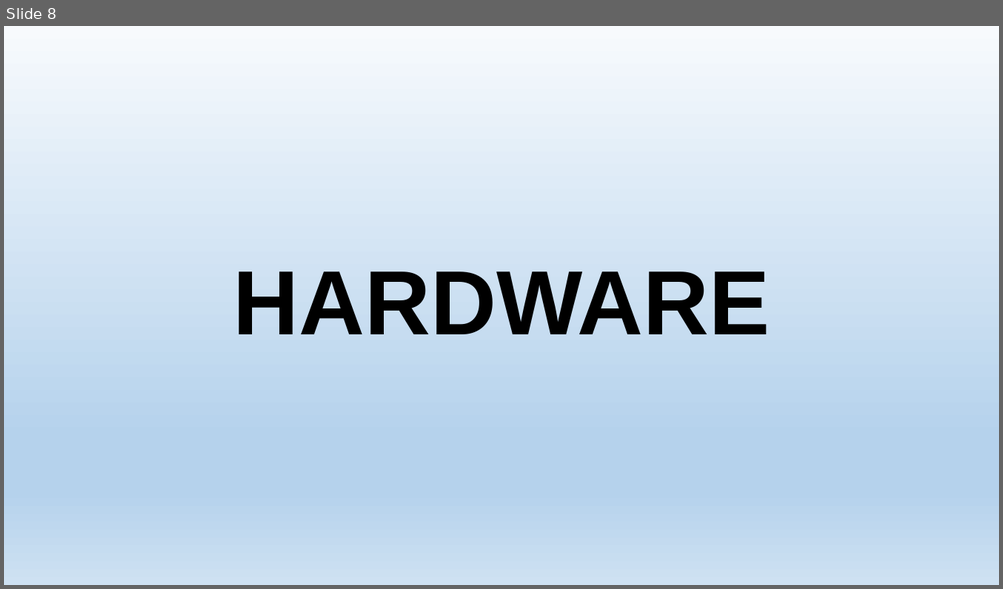
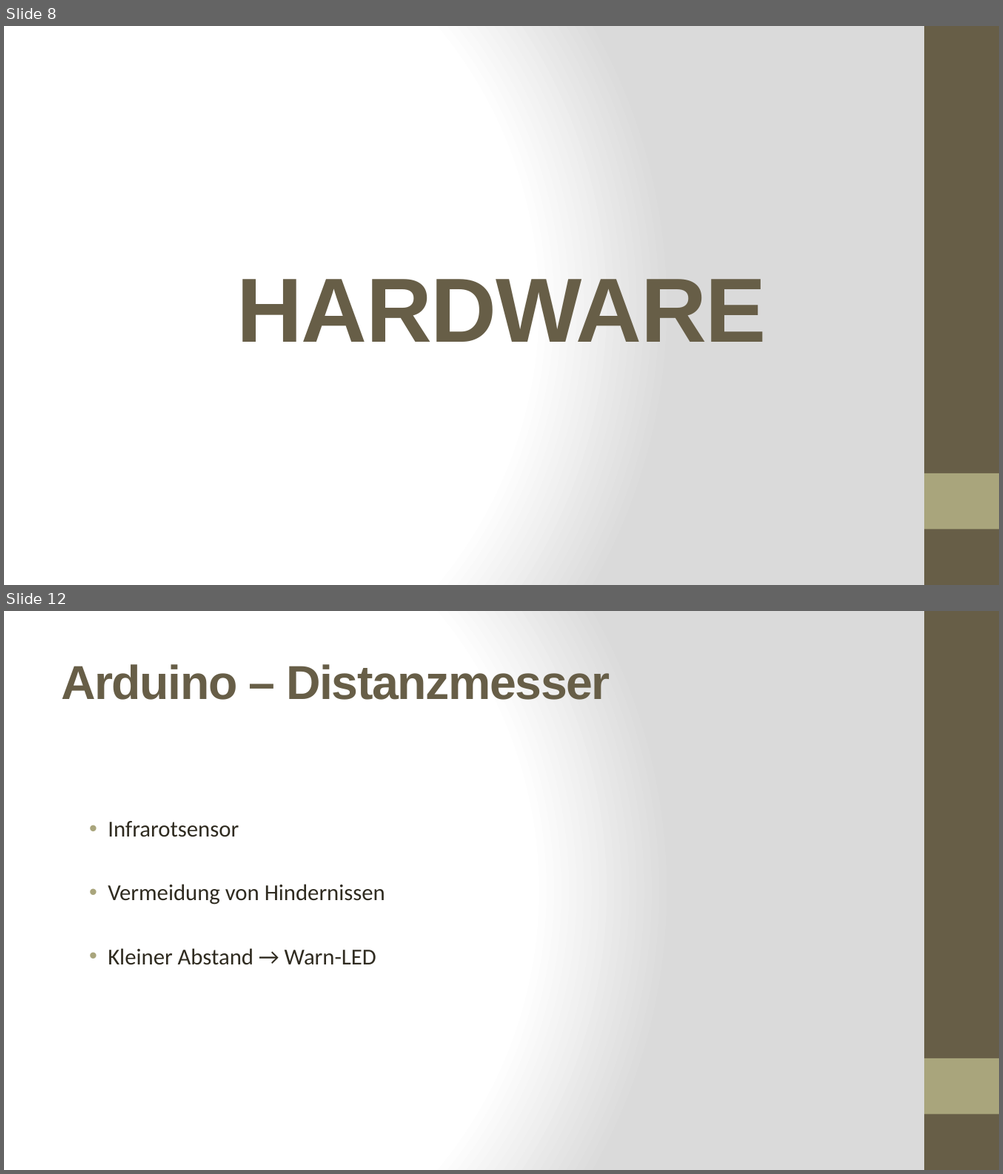
Before and after one commit to LeapMotionRobotTeam/Projekt-Roboter_mit_LeapMotion, a slide deck: Allgemeines/praesentation.pptx. Shown one above the other, each under a label of ours: slide 8 before the commit, slides 8 and 12 after it; the slides between them are not shown. The pictures are 1003x589 and 1003x1174 pixels, drawn with LibreOffice and Linux fonts; fonts in the diff are those of the drawing. Boxes give left, top, right and bottom in pixels: in the first picture for what was removed or moved away, otherwise in the second. Text is boxed around its words. In the diff, an @@ line names an element or a change of style, - is before the commit and + after.

```diff
--- a/Allgemeines/praesentation.pptx
+++ b/Allgemeines/praesentation.pptx
@@ slide 12 added at [4, 611, 999, 1170], background gradient #FFFFFF to #DADADA; not listed: 2 template elements that a slide beside it also shows @@
@@ title added at [61, 664, 610, 700], 46 pt, text #675E47, bold @@
+Arduino – Distanzmesser
@@ text added at [108, 821, 385, 965], 22 pt, text #2F2B20 @@
+• Infrarotsensor
+• Vermeidung von Hindernissen
+• Kleiner Abstand → Warn-LED
@@ slide 8 changed as well @@
@@ background gradient #F7FAFD to #B5D2EC to #CEE1F2 to gradient #FFFFFF to #DADADA @@
@@ title "HARDWARE" at [236, 279, 765, 342]: text colour #000000 to #675E47, letter spacing 0 to -1 pt; line spacing 0.9 to 1 @@
@@ rectangle added at [924, 26, 999, 585], fill #675E47 @@
@@ rectangle added at [924, 474, 999, 530], fill #A9A57C @@
```
Also in this commit, not shown: 13 other slides changed, 8 other slides added.
